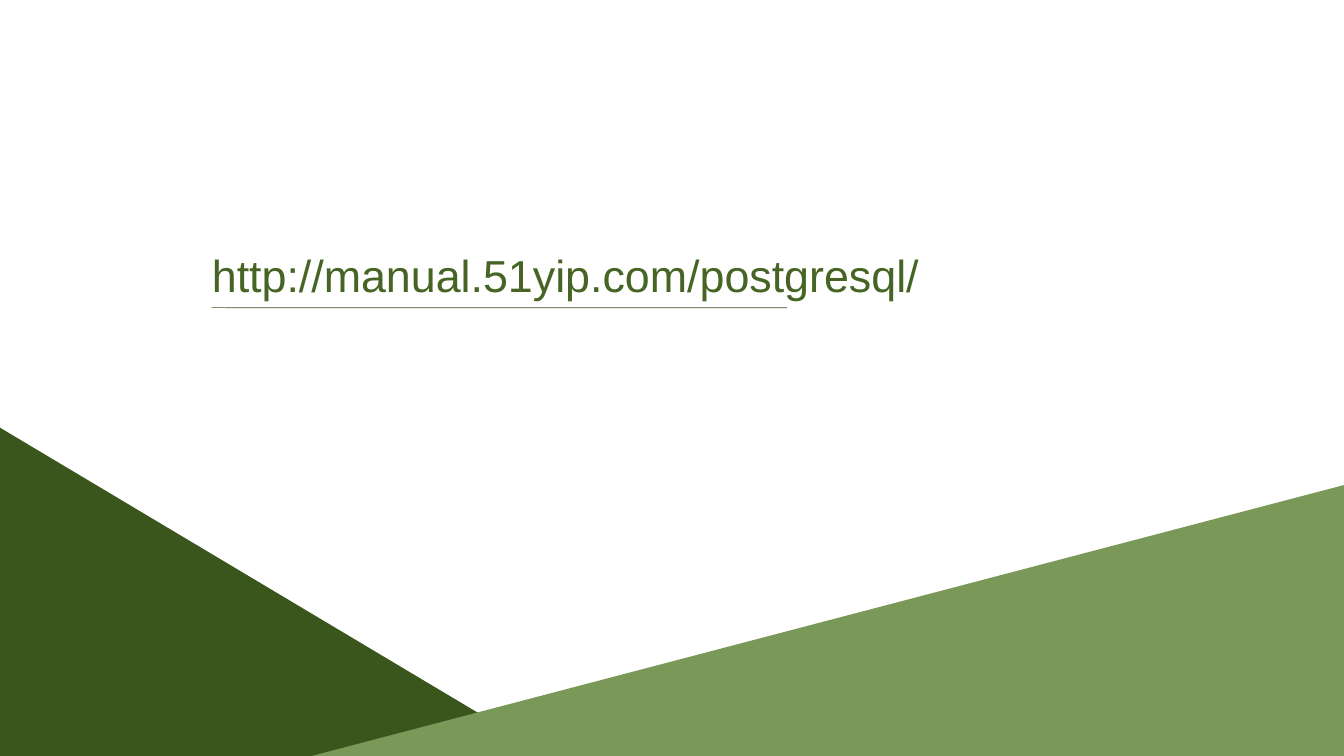
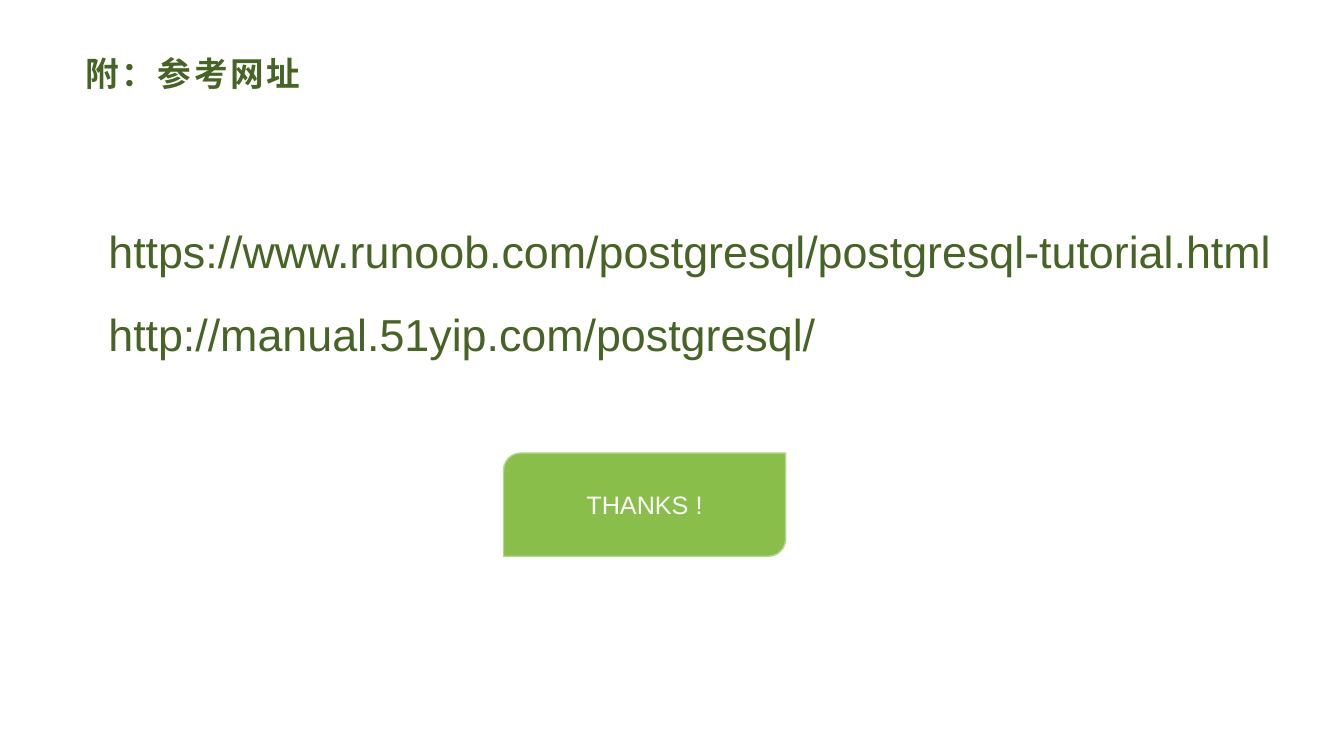
Before and after one commit to dyg540/cpp-study-2020, a slide deck: slide 18 of PSql入门.pptx (slide 2 before the commit). Drawn at 1344x756 pixels with LibreOffice and Linux fonts; fonts in the diff are those of the drawing. Boxes give left, top, right and bottom in pixels: in the first picture for what was removed or moved away, otherwise in the second. Text is boxed around its words. In the diff, an @@ line names an element or a change of style, - is before the commit and + after.

```diff
--- a/PSql入门.pptx
+++ b/PSql入门.pptx
@@ title added at (85,57,301,89), 24 pt, text #466424, bold @@
+附：参考网址
@@ text added at (108,235,1270,277), 32 pt, text #466424 @@
+https://www.runoob.com/postgresql/postgresql-tutorial.html
@@ text "http://manual.51yip.com/postgresql/": place and size @@
-text "http://manual.51yip.com/postgresql/" at (212,259,919,301)
+text "http://manual.51yip.com/postgresql/" at (108,318,815,360)
@@ line removed from (212, 308) to (787, 308) @@
@@ freeform shape removed at (0,427,551,756) @@
@@ round diag rect added at (504,453,786,556), fill #89BE4B, outline #B6D791 1 pt, 18 pt, text #FFFFFF @@
+THANKS !
@@ freeform shape removed at (313,485,1344,756) @@
```
Also in this commit, not shown: 16 slides added, 1 slide removed, 3 other files.
